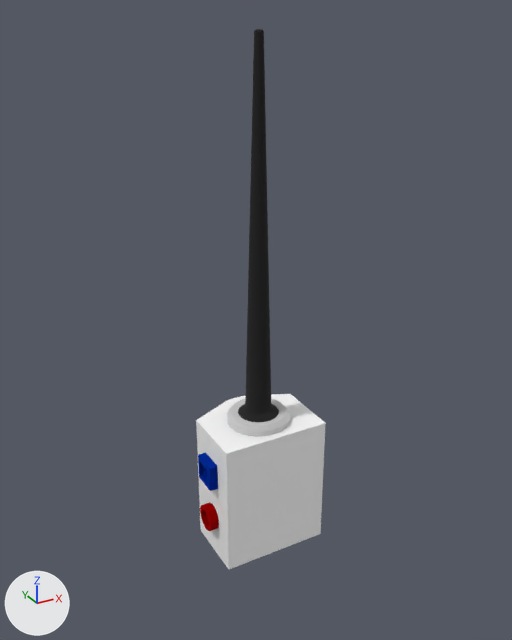
Before and after pictures for a commit that changed the glTF model modules/ARCHEAN_beacon/Beacon.gltf.
Rendered twice from a camera (50 mm lens) standing at (-0.675, -1.255, 1.17) and looking at (0.013, -0.004, 0.545). Lighting does not change. The marker at lower left points along +X, +Y and +Z. Vertices at the same position are counted once.

Objects in the first picture: 'Antenna'.
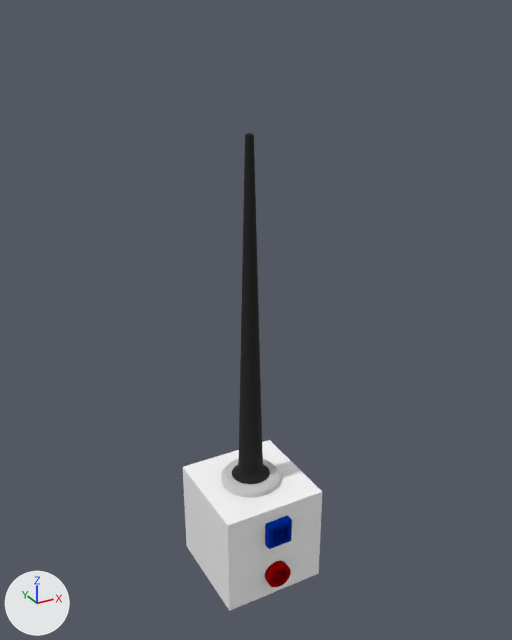
Pixel boxes [x1, y1, x2, y2] of what changed, in the pictures (512 x 640 px; the box of a moved part takes in the faces that stretch with it):
'Antenna', reshaped, moved (7% wider, 11% shorter): before [196, 29, 326, 569]; after [183, 133, 322, 611]
part 1 of me_cylinder_001, added: after [183, 440, 322, 611]
part 2 of me_cylinder_001, moved or reshaped: before [227, 29, 290, 437]; after [221, 133, 280, 497]
part 3 of me_cylinder_001, moved or reshaped: before [198, 453, 218, 491]; after [265, 516, 292, 549]
part 4 of me_cylinder_001, moved or reshaped: before [200, 502, 219, 531]; after [265, 561, 291, 587]
part 5 of me_cylinder_001, deleted: before [196, 394, 326, 569]

Edits to the bpy script that builds the scene:
```text
Change me_cylinder_001:
    where me_cylinder_001.from_pydata(...)  # 1268 vertices, 2504 faces; spans x -0.146..0.125, y -0.087..0.113, z -0.316..0.82
    used by ob_antenna; location = (0.0, -0.038, 0.316)
    me_cylinder_001 part 1: a new loose piece, a box spanning x -0.125..0.125, y 0.214..0.464, z -0.125..0.125, in mat_color1 (white #ffffff)
    me_cylinder_001 part 2: the loose piece of 896 vertices spanning x -0.071..0.071, y -0.071..0.071, z -0.011..0.82 is moved by (0.0, 0.339, 0.125)
    me_cylinder_001 part 3: the loose piece of 20 vertices spanning x -0.146..-0.125, y -0.041..0.019, z -0.122..-0.062 is turned 90 degrees about the z axis through its middle, then moved by (0.135, 0.214, 0.154)
    me_cylinder_001 part 4: the loose piece of 168 vertices spanning x -0.145..-0.125, y -0.042..0.02, z -0.248..-0.186 is turned 90 degrees about the z axis through its middle, then moved by (0.135, 0.215, 0.154)
    me_cylinder_001 part 5: the loose piece of 24 vertices spanning x -0.125..0.125, y -0.087..0.113, z -0.316..-0.002 is deleted
Change ob_antenna:
    ob_antenna.location: (0.0, -0.038, 0.316) -> (0.0, -0.339, 0.0)
```
